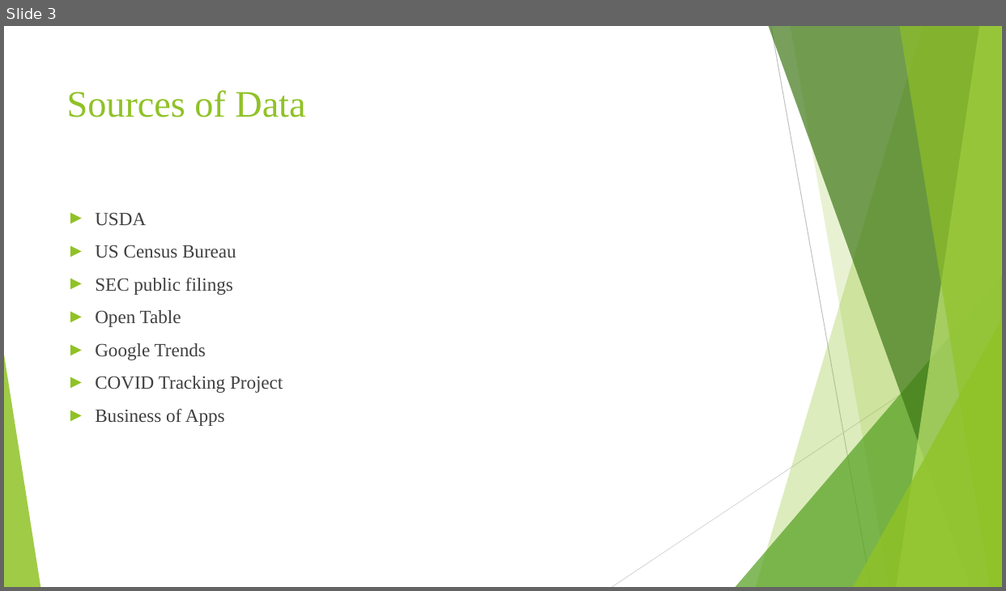
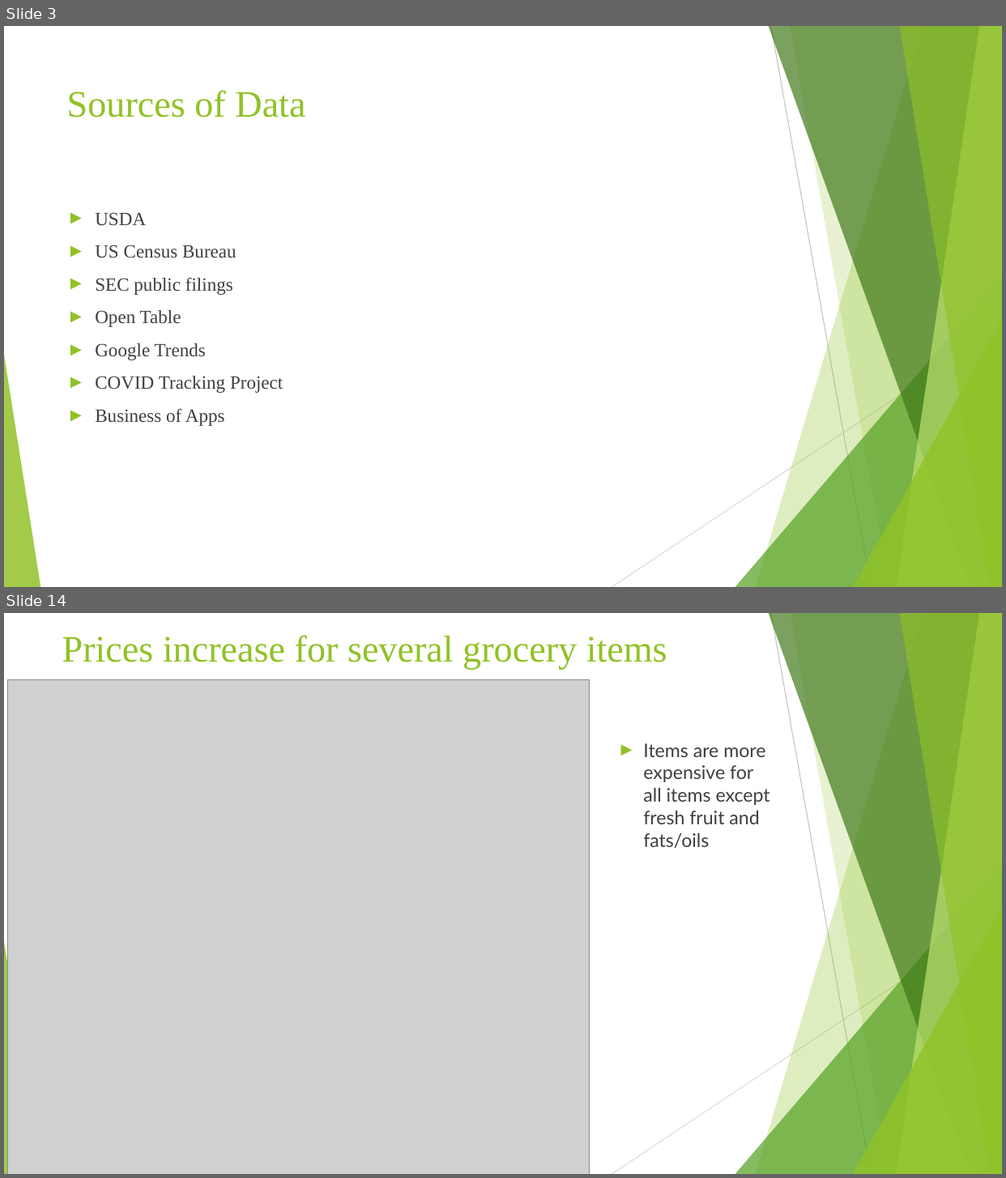
Before and after one commit to emmobley63/Project_1, a slide deck: Group 2 PowerPoint Presentation.pptx. Shown one above the other, each under a label of ours: slide 3 before the commit, slides 3 and 14 after it; the slides between them are not shown. The pictures are 1006x591 and 1006x1178 pixels, drawn with LibreOffice and Linux fonts; fonts in the diff are those of the drawing; grey boxes stand for pictures. Boxes give left, top, right and bottom in pixels: in the first picture for what was removed or moved away, otherwise in the second. Text is boxed around its words. In the diff, an @@ line names an element or a change of style, - is before the commit and + after.

```diff
--- a/Group 2 PowerPoint Presentation.pptx
+++ b/Group 2 PowerPoint Presentation.pptx
@@ slide 14 added at [4, 613, 1002, 1174], background #FFFFFF; not listed: 10 template elements that a slide beside it also shows @@
@@ title added at [62, 635, 667, 669], 36 pt, text #90C226 @@
+Prices increase for several grocery items
@@ picture added at [8, 679, 589, 1174] @@
@@ text added at [643, 743, 770, 848], 18 pt, text #3F3F3F @@
+► Items are more expensive for all items except fresh fruit and fats/oils
```
Also in this commit, not shown: 7 other slides changed, 10 other slides added.
